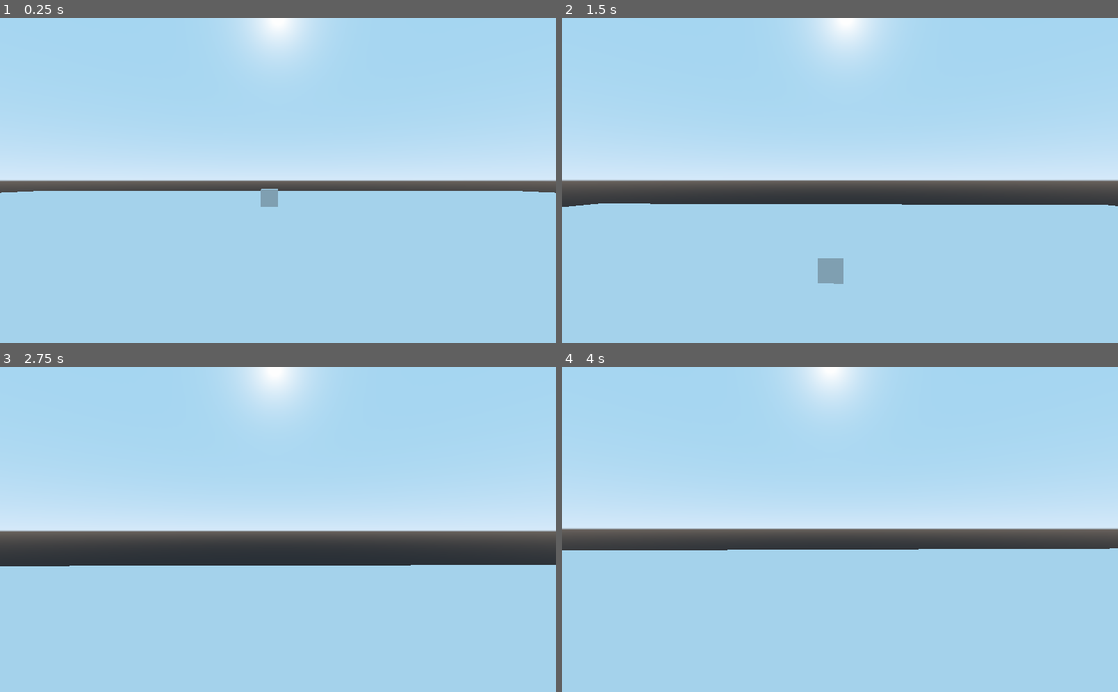
Above: before the commit, frames 1-4 (two rows, left to right).
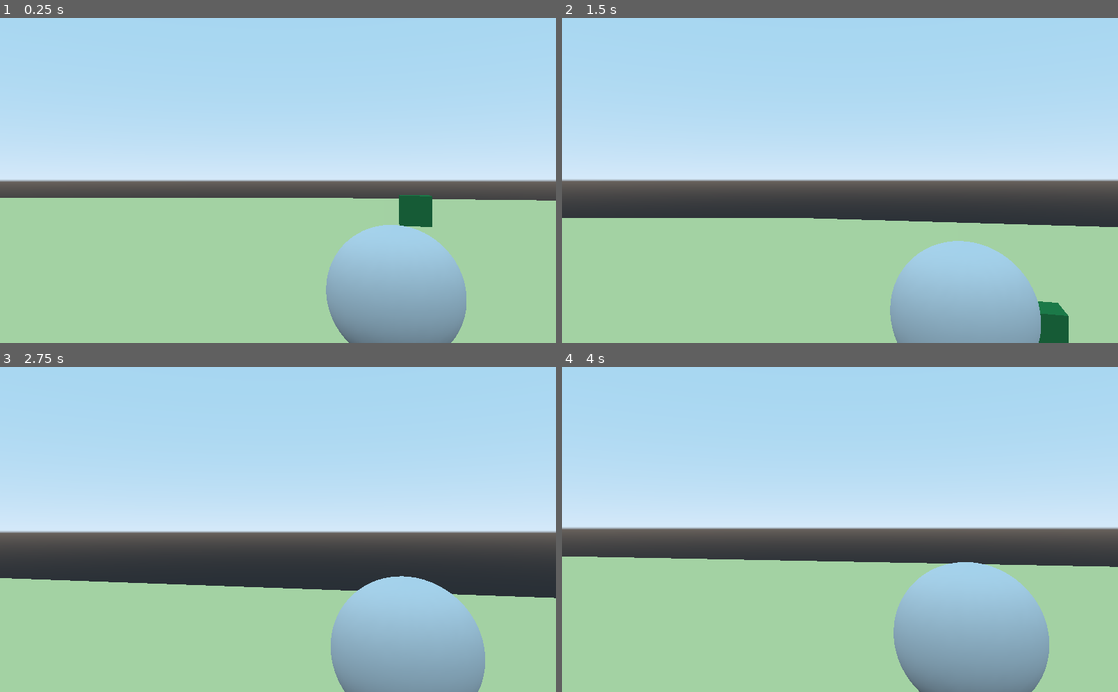
Above: after the commit, the same moments.

Repository: eddyjaguirre/moon-dunk
Game: Godot game, scene res://src/Game.tscn
Same seed, same stepped clock (60 frames per second), same inputs: the game is played once before the commit and once after it.
Inputs (mouse positions are in pixels of both pictures, inside the frame that each line leads up to):
- Up to frame 1 (0.25 s): no input
- Up to frame 2 (1.5 s): move the mouse to (867, 180) at 0.52 s; hold W (move_forward) from 0.53 s (still down); tap Space (jump) at 0.6, 0.77, 1.07, 1.35 s; move the mouse to (812, 180) at 1.27 s
- Up to frame 3 (2.75 s): keep holding W (move_forward); tap Space (jump) at 1.52, 1.82, 2.1 s; move the mouse to (289, 523) at 2.02 s
- Up to frame 4 (4 s): keep holding W (move_forward); move the mouse to (834, 536) at 2.77 s; tap Space (jump) at 2.85, 3.02, 3.32, 3.6, 3.77 s; move the mouse to (878, 532) at 3.52 s

The runs differ from the first frame. In frame 1, 46% of the frame differs, in the area x 0-100%, y 0-100%; in frame 2, 41%; in frame 3, 38%; in frame 4, 43%.

Commit message:
Improved movement, added ball

Diff:
--- a/project.godot
+++ b/project.godot
@@ -57,6 +57,11 @@
 "events": [ Object(InputEventKey,"resource_local_to_scene":false,"resource_name":"","device":0,"alt":false,"shift":false,"control":false,"meta":false,"command":false,"pressed":false,"scancode":32,"unicode":0,"echo":false,"script":null)
  ]
 }
+pause={
+"deadzone": 0.5,
+"events": [ Object(InputEventKey,"resource_local_to_scene":false,"resource_name":"","device":0,"alt":false,"shift":false,"control":false,"meta":false,"command":false,"pressed":false,"scancode":16777217,"unicode":0,"echo":false,"script":null)
+ ]
+}
 
 [rendering]
 
--- a/src/Game.tscn
+++ b/src/Game.tscn
@@ -5,7 +5,7 @@
 
 [node name="Game" type="Node"]
 
-[node name="Spatial" parent="." instance=ExtResource( 2 )]
+[node name="Player" parent="." instance=ExtResource( 1 )]
+transform = Transform( 0.258819, 0, -0.965926, 0, 1, 0, 0.965926, 0, 0.258819, 0, 3.44001, 0 )
 
-[node name="Player" parent="." instance=ExtResource( 1 )]
-transform = Transform( 1, 0, 0, 0, 1, 0, 0, 0, 1, 0, 3.44001, 0 )
+[node name="TestLevel" parent="." instance=ExtResource( 2 )]
--- a/src/levels/TestLevel.tscn
+++ b/src/levels/TestLevel.tscn
@@ -1,14 +1,29 @@
-[gd_scene load_steps=4 format=2]
+[gd_scene load_steps=8 format=2]
+
+[sub_resource type="SpatialMaterial" id=4]
+albedo_color = Color( 0.996078, 1, 0.690196, 1 )
 
 [sub_resource type="CubeMesh" id=1]
+material = SubResource( 4 )
 size = Vector3( 200, 0.25, 200 )
 
-[sub_resource type="BoxShape" id=3]
+[sub_resource type="BoxShape" id=2]
 extents = Vector3( 100, 0.125, 100 )
 
-[sub_resource type="CubeMesh" id=2]
+[sub_resource type="SpatialMaterial" id=5]
+albedo_color = Color( 0.160784, 0.576471, 0.294118, 1 )
 
-[node name="Spatial" type="Spatial"]
+[sub_resource type="CubeMesh" id=6]
+material = SubResource( 5 )
+size = Vector3( 2, 3, 2 )
+
+[sub_resource type="ConcavePolygonShape" id=7]
+data = PoolVector3Array( -1, 1, 1, 1, 1, 1, -1, -1, 1, 1, 1, 1, 1, -1, 1, -1, -1, 1, 1, 1, -1, -1, 1, -1, 1, -1, -1, -1, 1, -1, -1, -1, -1, 1, -1, -1, 1, 1, 1, 1, 1, -1, 1, -1, 1, 1, 1, -1, 1, -1, -1, 1, -1, 1, -1, 1, -1, -1, 1, 1, -1, -1, -1, -1, 1, 1, -1, -1, 1, -1, -1, -1, 1, 1, 1, -1, 1, 1, 1, 1, -1, -1, 1, 1, -1, 1, -1, 1, 1, -1, -1, -1, 1, 1, -1, 1, -1, -1, -1, 1, -1, 1, 1, -1, -1, -1, -1, -1 )
+
+[sub_resource type="CubeMesh" id=3]
+material = SubResource( 5 )
+
+[node name="TestLevel" type="Spatial"]
 
 [node name="Floor" type="MeshInstance" parent="."]
 mesh = SubResource( 1 )
@@ -17,19 +32,24 @@
 [node name="StaticBody" type="StaticBody" parent="Floor"]
 
 [node name="CollisionShape" type="CollisionShape" parent="Floor/StaticBody"]
-shape = SubResource( 3 )
+shape = SubResource( 2 )
 
 [node name="MeshInstance" type="MeshInstance" parent="."]
-transform = Transform( 1, 0, 0, 0, 1, 0, 0, 0, 1, 0, 2.5, 20 )
-mesh = SubResource( 2 )
+transform = Transform( 1, 0, 0, 0, 1, 0, 0, 0, 1, 0, 8.25, 20 )
+mesh = SubResource( 6 )
 material/0 = null
+
+[node name="StaticBody" type="StaticBody" parent="MeshInstance"]
+
+[node name="CollisionShape" type="CollisionShape" parent="MeshInstance/StaticBody"]
+shape = SubResource( 7 )
 
 [node name="MeshInstance2" type="MeshInstance" parent="."]
 transform = Transform( 1, 0, 0, 0, 1, 0, 0, 0, 1, 28.5, 2.5, 2 )
-mesh = SubResource( 2 )
+mesh = SubResource( 3 )
 material/0 = null
 
 [node name="MeshInstance3" type="MeshInstance" parent="."]
 transform = Transform( 1, 0, 0, 0, 1, 0, 0, 0, 1, -1, 2.5, -27.5 )
-mesh = SubResource( 2 )
+mesh = SubResource( 3 )
 material/0 = null
--- a/src/player/Player.gd
+++ b/src/player/Player.gd
@@ -1,9 +1,33 @@
 extends KinematicBody
 
-onready var head := $Head
-onready var ground_check := $GroundCheck
+onready var head 			:= $Head
+onready var hand 			:= $Head/Hand
+onready var handloc 		:= $Head/HandLocation
+onready var ground_check 	:= $GroundCheck
+
+export var sway				:= 30
 
 var mouse_sensitivity = 0.03
 
 func _ready():
+	hand.set_as_toplevel(true)
 	Input.set_mouse_mode(Input.MOUSE_MODE_CAPTURED)
+
+func _process(delta):
+	handle_ball_sway(delta)
+	if Input.is_action_just_pressed("pause"):
+		if Input.get_mouse_mode() == Input.MOUSE_MODE_CAPTURED:
+			Input.set_mouse_mode(Input.MOUSE_MODE_VISIBLE)
+		else:
+			Input.set_mouse_mode(Input.MOUSE_MODE_CAPTURED)
+
+
+func handle_ball_sway(delta):
+#	hand.global_transform.origin = handloc.global_transform.origin
+	hand.rotation.y = lerp_angle(hand.rotation.y, rotation.y, sway * delta)
+	hand.rotation.x = lerp_angle(hand.rotation.x, head.rotation.x, sway * delta)
+	hand.global_transform.origin = lerp(
+		hand.global_transform.origin,
+		handloc.global_transform.origin,
+		sway * delta
+	)
--- a/src/player/Player.tscn
+++ b/src/player/Player.tscn
@@ -12,6 +12,10 @@
 
 [sub_resource type="CapsuleShape" id=2]
 height = 3.0
+
+[sub_resource type="SphereMesh" id=4]
+radius = 0.5
+height = 1.0
 
 [sub_resource type="CylinderShape" id=3]
 
@@ -30,7 +34,19 @@
 [node name="Head" type="Spatial" parent="."]
 transform = Transform( 1, 0, 0, 0, 1, 0, 0, 0, 1, 0, 1.25, 0 )
 
+[node name="Hand" type="Spatial" parent="Head"]
+transform = Transform( 1, 0, 0, 0, 1, 0, 0, 0, 1, 0.865, -0.856, -2.984 )
+
+[node name="Ball" type="MeshInstance" parent="Head/Hand"]
+mesh = SubResource( 4 )
+material/0 = null
+
 [node name="Camera" type="Camera" parent="Head"]
+keep_aspect = 0
+current = true
+
+[node name="HandLocation" type="Spatial" parent="Head"]
+transform = Transform( 1, 0, 0, 0, 1, 0, 0, 0, 1, 0.865, -0.856, -2.984 )
 
 [node name="Foot" type="CollisionShape" parent="."]
 transform = Transform( 1, 0, 0, 0, 1, 0, 0, 0, 1, 0, -1.5, 0 )
--- a/src/player/states/Air.gd
+++ b/src/player/states/Air.gd
@@ -3,8 +3,10 @@
 export var acceleration := 1
 
 func enter(msg: Dictionary = {}) -> void:
-	_parent.gravity_vector = Vector3.UP * msg.jump_strength
+	print("Air")
 	_parent.current_accel = acceleration
+	if "jump_strength" in msg:
+		_parent.gravity_vector = Vector3.UP * msg.jump_strength
 
 func exit():
 	_parent.current_accel = _parent.horizontal_accel
--- a/src/player/states/Idle.gd
+++ b/src/player/states/Idle.gd
@@ -1,10 +1,15 @@
 extends State
 
 func enter(msg: Dictionary = {}) -> void:
-	pass
+	print("Idle")
 
 func unhandled_input(event):
 	_parent.unhandled_input(event)
 
 func physics_process(delta):
+	if owner.is_on_floor():
+		if (_parent.get_move_direction().x != 0.0 or _parent.get_move_direction().z != 0.0):
+			_state_machine.transition_to("Move/Run")
+	else:
+		_state_machine.transition_to("Move/Air")
 	_parent.physics_process(delta)
--- a/src/player/states/Move.gd
+++ b/src/player/states/Move.gd
@@ -9,7 +9,6 @@
 var current_accel = horizontal_accel
 var direction = Vector3()
 var horizontal_vel = Vector3()
-var movement = Vector3()
 var gravity_vector = Vector3()
 
 var full_floor_contact = false
@@ -29,7 +28,7 @@
 	if Input.is_action_just_pressed("jump") and (owner.is_on_floor() or full_floor_contact):
 		_state_machine.transition_to("Move/Air", {jump_strength = jump})
 
-	owner.move_and_slide(get_move_direction(delta), Vector3.UP)
+	owner.move_and_slide(handle_movement(delta), Vector3.UP)
 
 func exit() -> void:
 	pass
@@ -44,7 +43,7 @@
 	else:
 		gravity_vector = -owner.get_floor_normal()
 
-func get_move_direction(delta):
+func get_move_direction():
 	direction = Vector3()
 	if Input.is_action_pressed("move_forward"):
 		direction -= owner.transform.basis.z
@@ -57,7 +56,12 @@
 		direction += owner.transform.basis.x
 
 	direction = direction.normalized()
-	horizontal_vel = horizontal_vel.linear_interpolate(direction * speed, current_accel * delta)
+	return direction
+
+func handle_movement(delta):
+	var movement = Vector3()
+
+	horizontal_vel = horizontal_vel.linear_interpolate(get_move_direction() * speed, current_accel * delta)
 	movement.z = horizontal_vel.z + gravity_vector.z
 	movement.x = horizontal_vel.x + gravity_vector.z
 	movement.y = gravity_vector.y
--- a/src/player/states/Run.gd
+++ b/src/player/states/Run.gd
@@ -1,10 +1,15 @@
 extends State
 
 func enter(msg: Dictionary = {}) -> void:
-	pass
+	print("Run")
 
 func unhandled_input(event):
 	_parent.unhandled_input(event)
 
 func physics_process(delta):
+	if owner.is_on_floor():
+		if (_parent.get_move_direction().x == 0.0 and _parent.get_move_direction().z == 0.0):
+			_state_machine.transition_to("Move/Idle")
+	else:
+		_state_machine.transition_to("Move/Air")
 	_parent.physics_process(delta)
Not shown: 1 places in src/player/Player.tscn that only renumber resources
